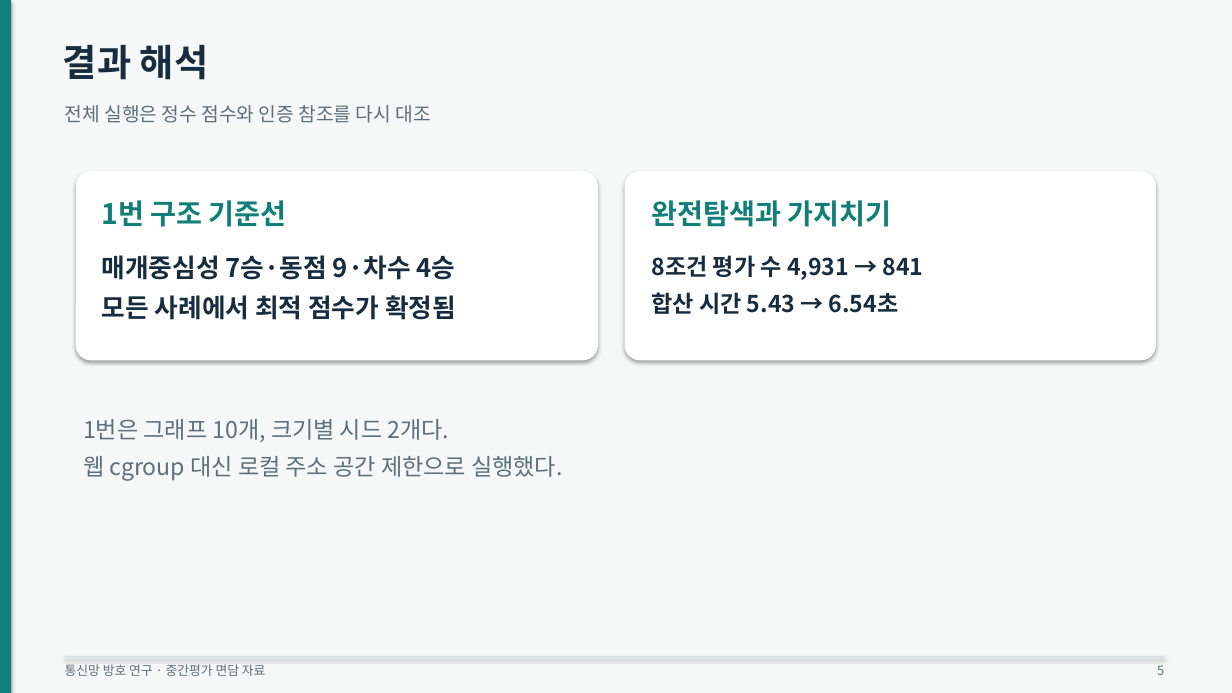
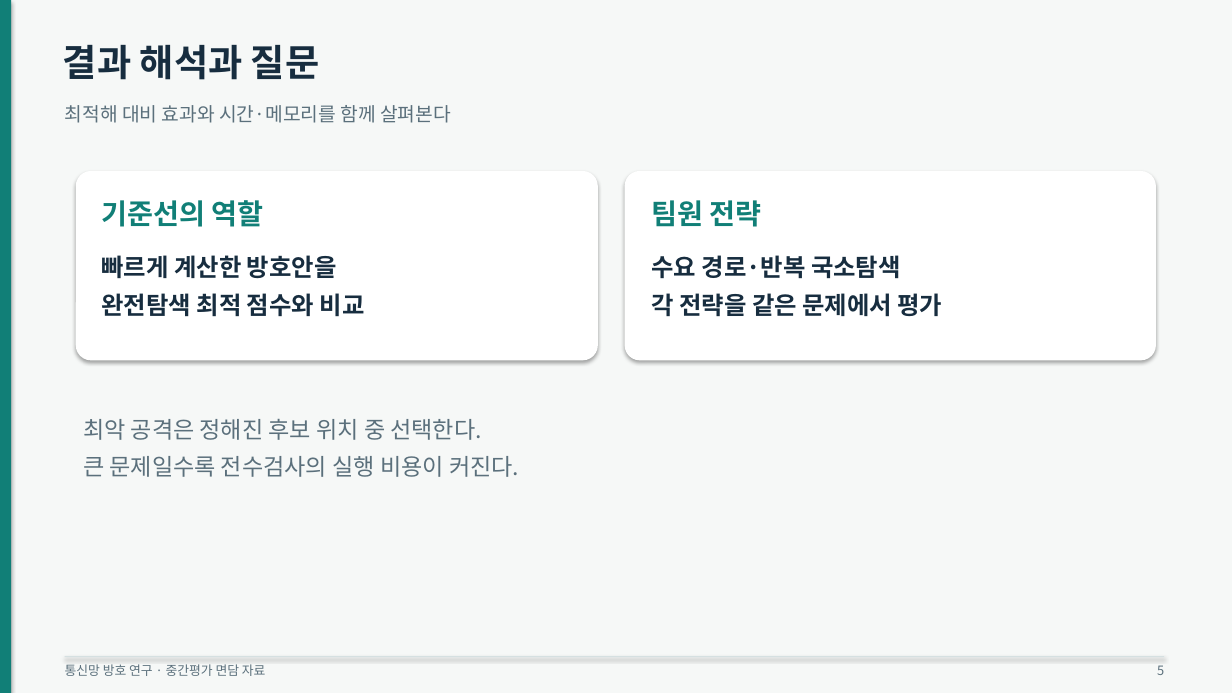
Before and after one commit to d86729/os-project-26-2, a slide deck: slide 5 of presentation/면담자료.pptx. Drawn at 1232x693 pixels with LibreOffice and Linux fonts; fonts in the diff are those of the drawing. Boxes give left, top, right and bottom in pixels: in the first picture for what was removed or moved away, otherwise in the second. Text is boxed around its words. In the diff, an @@ line names an element or a change of style, - is before the commit and + after.

```diff
--- a/presentation/면담자료.pptx
+++ b/presentation/면담자료.pptx
@@ text at <box>63,45,320,80</box>: text changed @@
-결과 해석
+결과 해석과 질문
@@ text at <box>65,105,451,123</box>: text changed @@
-전체 실행은 정수 점수와 인증 참조를 다시 대조
+최적해 대비 효과와 시간·메모리를 함께 살펴본다
@@ text at <box>102,200,264,227</box>: text changed @@
-1번 구조 기준선
+기준선의 역할
@@ text at <box>651,200,762,227</box>: text changed @@
-완전탐색과 가지치기
+팀원 전략
@@ text at <box>102,255,365,317</box>: text changed; size 20 to 19 pt @@
-매개중심성 7승·동점 9·차수 4승
-모든 사례에서 최적 점수가 확정됨
+빠르게 계산한 방호안을
+완전탐색 최적 점수와 비교
@@ text at <box>651,255,942,317</box>: text changed; size 18 to 19 pt @@
-8조건 평가 수 4,931 → 841
-합산 시간 5.43 → 6.54초
+수요 경로·반복 국소탐색
+각 전략을 같은 문제에서 평가
@@ text at <box>83,419,519,477</box>: text changed @@
-1번은 그래프 10개, 크기별 시드 2개다.
-웹 cgroup 대신 로컬 주소 공간 제한으로 실행했다.
+최악 공격은 정해진 후보 위치 중 선택한다.
+큰 문제일수록 전수검사의 실행 비용이 커진다.
```
Also in this commit, not shown: 3 other slides changed, 1 slide added, 1 slide removed, 13 other files.
